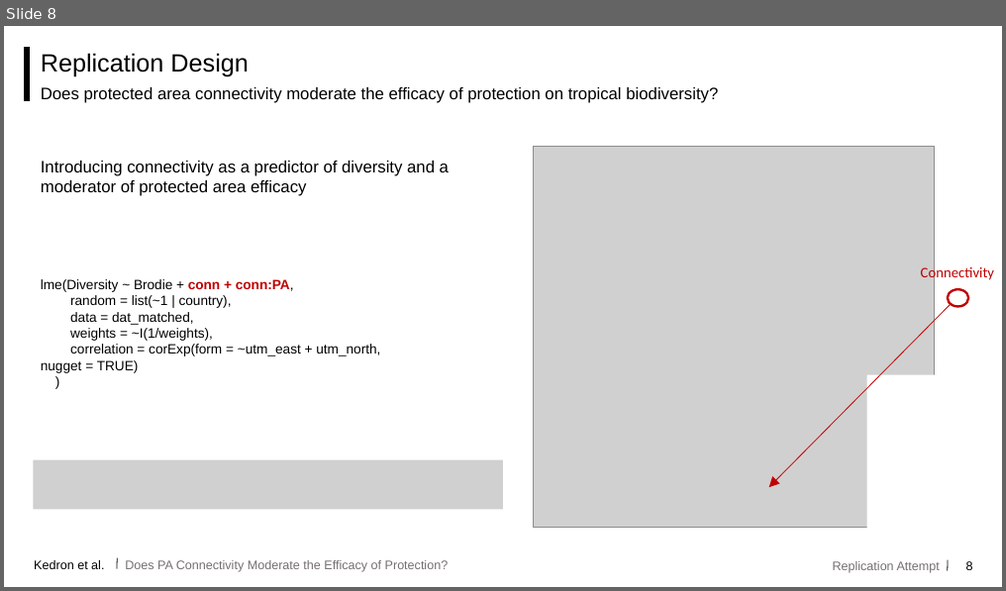
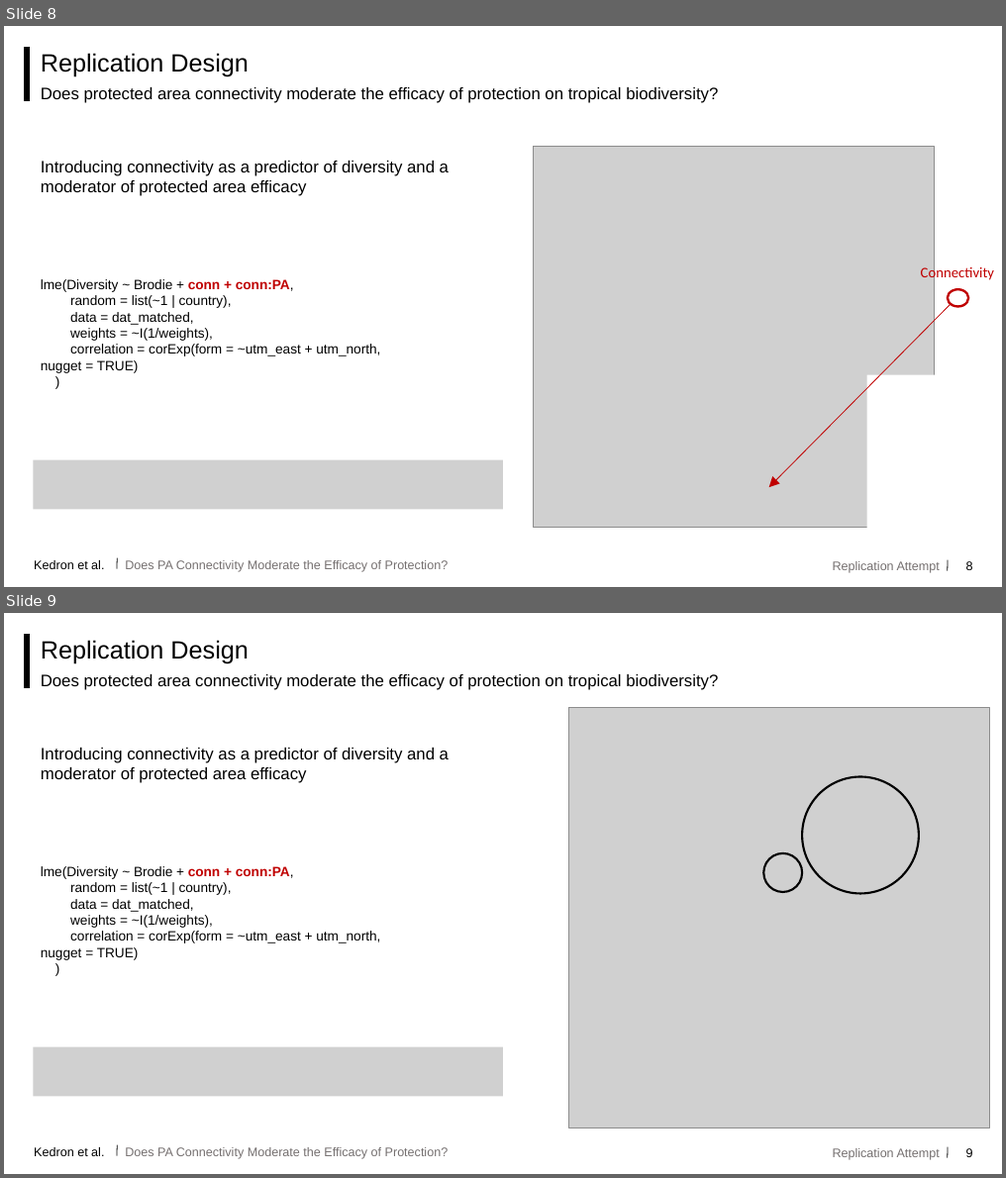
Before and after one commit to Peter-Kedron/RPl-Brodie-2023, a slide deck: docs/presentation/Kedron-Brodie-Replicaton.pptx. Shown one above the other, each under a label of ours: slide 8 before the commit, slides 8 and 9 after it. The pictures are 1006x591 and 1006x1178 pixels, drawn with LibreOffice and Linux fonts; fonts in the diff are those of the drawing; grey boxes stand for pictures. Boxes give left, top, right and bottom in pixels: in the first picture for what was removed or moved away, otherwise in the second. Text is boxed around its words. In the diff, an @@ line names an element or a change of style, - is before the commit and + after.

```diff
--- a/docs/presentation/Kedron-Brodie-Replicaton.pptx
+++ b/docs/presentation/Kedron-Brodie-Replicaton.pptx
@@ slide 9 added at <box>4,613,1002,1174</box>, background #FFFFFF @@
@@ line added from (27, 633) to (27, 688), #000000 6 pt @@
@@ text added at <box>41,640,248,663</box>, 24 pt, text #000000 @@
+Replication Design
@@ text added at <box>41,674,718,690</box>, 16 pt, text #000000 @@
+Does protected area connectivity moderate the efficacy of protection on tropical biodiversity?
@@ picture added at <box>569,707,990,1128</box> @@
@@ text added at <box>41,748,449,960</box>, 13 pt, text #000000 @@
+Introducing connectivity as a predictor of diversity and a moderator of protected area efficacy
+lme(Diversity ~ Brodie + conn + conn:PA,
+random = list(~1 | country),
+data = dat_matched,
+weights = ~I(1/weights),
+correlation = corExp(form = ~utm_east + utm_north, nugget = TRUE)
+)
@@ ellipse added at <box>802,777,919,894</box>, outline #000000 2 pt @@
@@ ellipse added at <box>764,854,802,892</box>, outline #000000 2 pt @@
@@ picture added at <box>33,1048,503,1096</box> @@
@@ line added from (117, 1146) to (117, 1157), #000000 0.75 pt @@
@@ text added at <box>34,1148,104,1157</box>, 12 pt, text #000000 @@
+Kedron et al.
@@ text added at <box>125,1148,449,1159</box>, 12 pt, text #757070 @@
+Does PA Connectivity Moderate the Efficacy of Protection?
@@ text added at <box>833,1149,940,1160</box>, 12 pt, text #757070 @@
+Replication Attempt
@@ line added from (948, 1148) to (947, 1158), #000000 0.75 pt @@
@@ page number added at <box>966,1149,973,1157</box>, 12 pt, text #000000 @@
+9
```
Also in this commit, not shown: 3 slides changed.
